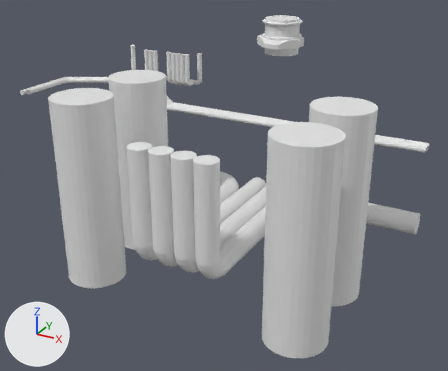
What one commit did to the FBX model Assets/Meshes/Environment/ModularKits/Encounter_001/Encounter_001_Details.fbx.
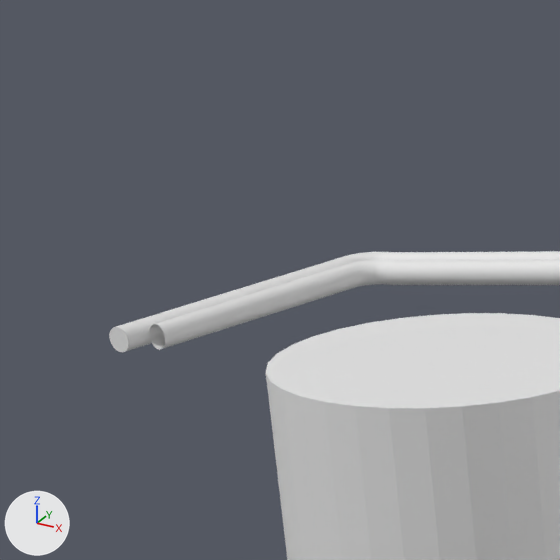
Each version is shown whole from a 50 mm camera at (-37.5, -206.2, 25.8) aimed at (-98.3, -95.6, -29.5), then close up on the part from 0% to 23% of the width and 8% to 36% of the height. Arrows for +X, +Y and +Z are at lower left; the lights stay in place. Where no turn or scale is listed for an object, it has been applied to the vertices.

The first close-up shows 'Encounter_001_Details'.
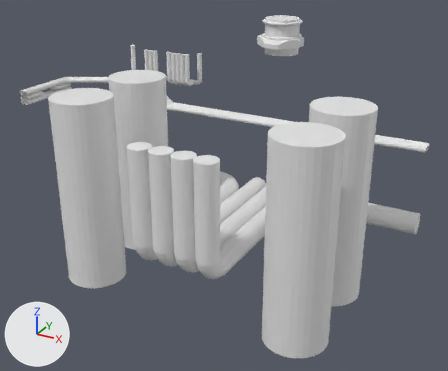
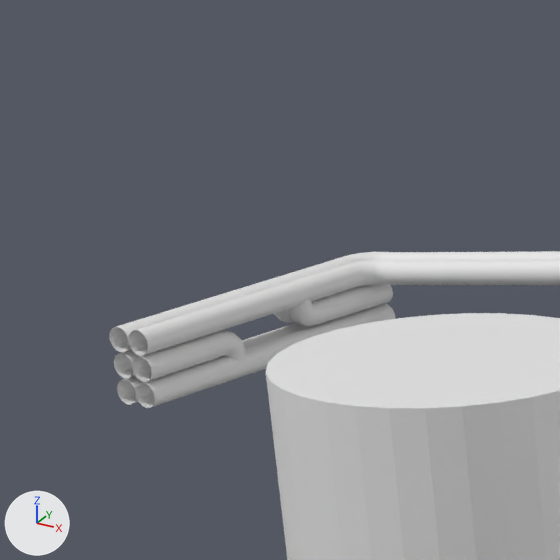
The newer file is also turned or shifted as a whole; pictures and numbers use the older file's frame.

Pixel boxes (x1, y1, x2, y2) of what changed, in the close-ups (560 x 560 px):
part 1 of me_encounter_001_details, added
    after: (288, 284, 393, 326)
part 2 of me_encounter_001_details, added
    after: (274, 309, 297, 323)
part 3 of me_encounter_001_details, added
    after: (132, 331, 247, 382)
part 4 of me_encounter_001_details, added
    after: (114, 350, 149, 379)
part 5 of me_encounter_001_details, added
    after: (136, 303, 395, 408)
part 6 of me_encounter_001_details, added
    after: (117, 319, 334, 405)
part 7 of me_encounter_001_details, cut back
    before: (109, 265, 358, 352)
    after: (129, 265, 358, 356)

The edits, one by one:
me_encounter_001_details is used by ob_encounter_001_details; location (-66.69, -114.13, -14.85).
me_encounter_001_details had 11908 vertices, 11175 faces and spanned x -73.3..11.5, y -21.9..71.1, z -21.1..14.9.
me_encounter_001_details now has 14212 vertices, 13286 faces and spans x -73.3..11.5, y -21.9..71.1, z -21.1..14.9.
me_encounter_001_details part 1: a new loose piece of 544 vertices spanning x -72.3..-71.2, y 10.6..16.2, z 3.3..5.1.
me_encounter_001_details part 2: a new loose piece of 544 vertices spanning x -73.3..-72.2, y 10.6..16.2, z 3.3..5.1.
me_encounter_001_details part 3: a new loose piece of 544 vertices spanning x -72.3..-71.2, y 2.2..7.8, z 2.6..4.4.
me_encounter_001_details part 4: a new loose piece of 544 vertices spanning x -73.2..-72.2, y 2.2..7.8, z 2.6..4.4.
me_encounter_001_details part 5: a new loose piece of 64 vertices spanning x -72.3..-71.2, y 2.2..16.2, z 2.3..3.3.
me_encounter_001_details part 6: a new loose piece of 64 vertices spanning x -73.3..-72.2, y 2.2..16.2, z 2.3..3.3.
Part 7, on me_encounter_001_details:
1 face is deleted.
16 vertices in x -72.2..-71.5, y 3.2, z 4.4..5.4 move by (0.0, -1.0, 0.0).
8 vertices in x -71.5..-71.4, y 3.2, z 4.6..5.3 move by (0.1, -1.0, 0.0).
7 vertices in x -72.2..-72.0, y 3.2, z 4.6..5.3 move by (-0.1, -1.0, 0.0).
1 vertex moves from x -71.4, y 3.2, z 4.9 to x -71.2, y 2.2, z 4.9.
